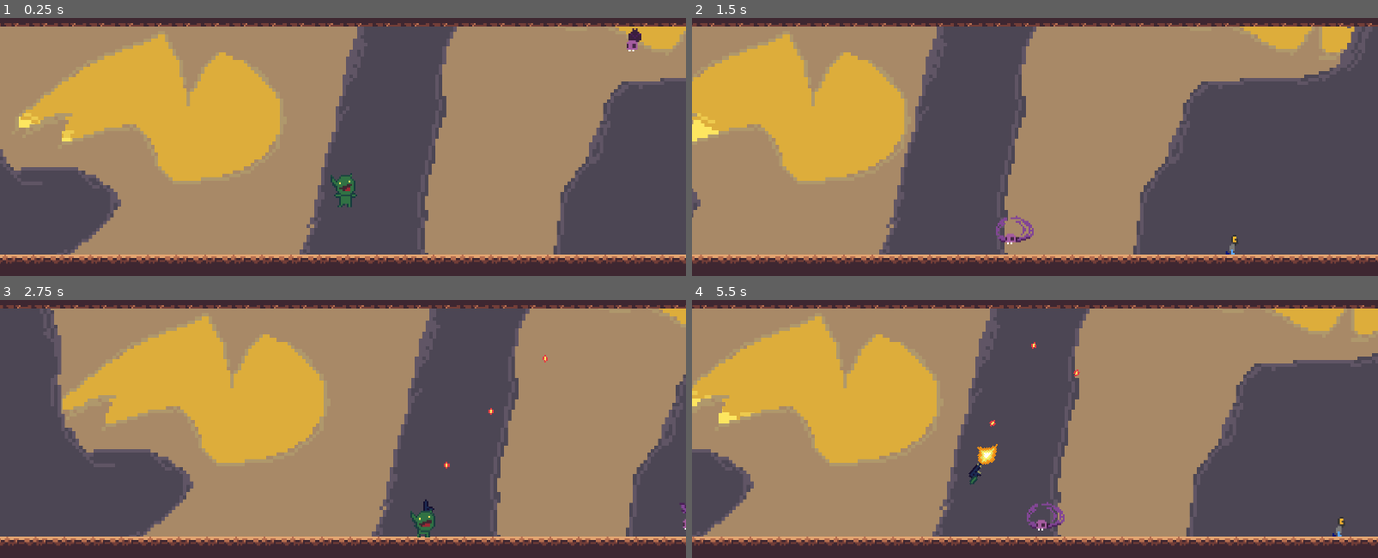
Above: before the commit, frames 1-4 (two rows, left to right).
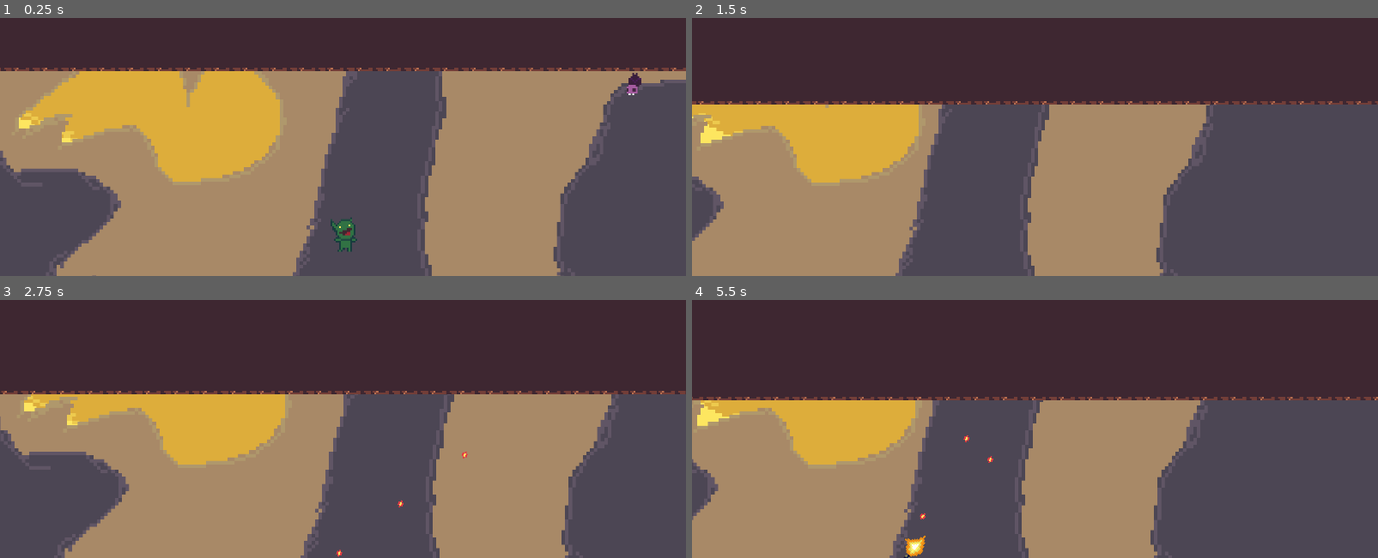
Above: after the commit, the same moments.

Repository: htimsekim/gobbo
Game: Godot game, scene res://src/Main/Game.tscn
Two runs of this game, one before a commit and one after it. Both use one fixed random seed, a clock stepped at 60 frames per second and the inputs below.
Inputs (mouse positions are in pixels of both pictures, inside the frame that each line leads up to):
- Up to frame 1 (0.25 s): no input
- Up to frame 2 (1.5 s): move the mouse to (1185, 64) at 0.52 s; hold Right (move_right) 0.53-1.25 s; hold Ctrl (crouch) 0.53-1.25 s; click (1185, 64) at 0.67 s; tap Space (jump) at 0.77 s; drag from (897, 103) to (952, 237) at 1.27 s
- Up to frame 3 (2.75 s): move the mouse to (outside the picture) at 2.02 s; hold A (move_left) from 2.03 s (still down); hold Right mouse button (shoot) from 2.03 s (still down); tap Ctrl (crouch) at 2.3 s
- Up to frame 4 (5.5 s): release A (move_left) at 2.75 s; release Right mouse button (shoot) at 2.75 s; drag from (1000, 441) to (1240, 351) at 2.77 s; move the mouse to (1240, 423) at 3.52 s; hold Right (move_right) 3.53-4.25 s; hold Ctrl (crouch) 3.53-4.25 s; tap Space (jump) at 3.77 s; drag from (829, 307) to (1021, 514) at 4.27 s; move the mouse to (1069, 364) at 5.02 s; hold Right (move_right) from 5.03 s (still down); hold Right mouse button (shoot) from 5.03 s (still down); click (1069, 364) at 5.17 s; tap Ctrl (crouch) at 5.3 s

The runs differ from the first frame. In frame 1, 28% of the frame differs, in the area x 0-100%, y 1-100%; in frame 2, 48%; in frame 3, 67%; in frame 4, 57%.

Commit message:
limits good?

Diff:
--- a/src/Objects/Player.gd
+++ b/src/Objects/Player.gd
@@ -43,17 +43,14 @@
 
 #	if Input.is_action_just_pressed("jump"):
 #		animation_player.play("crouch")
-	var targetinc = .05
+	var targetinc = 1
 
-	#$Camera2D.position.x = clamp($Camera2D.position.x, $Camera2D.limit_left - $Camera2D.offset.x , $Camera2D.limit_right - $Camera2D.offset.x )
-	#print($Camera2D.position.x)
 	if direction.x !=0: #apply friction(1) and acceleration(.2)
-		var targetpos = Global.map_limits.end.x - 10
 		_velocity.x = lerp(_velocity.x, direction.x * speed.x, .2)
-		$Camera2D.offset.x = lerp($Camera2D.offset.x, direction.x * targetpos, targetinc)
+		$Camera2D.offset_h = direction.x * targetinc
 	else:
 		_velocity.x = lerp(_velocity.x, 0, 1)
-		$Camera2D.offset.x = lerp($Camera2D.offset.x ,0, targetinc)
+		$Camera2D.offset_h = 0
 
 	var animation = get_new_animation(is_shooting) #determines which animation to play
 
--- a/src/Objects/Player.tscn
+++ b/src/Objects/Player.tscn
@@ -445,6 +445,11 @@
 [node name="Camera2D" type="Camera2D" parent="."]
 offset = Vector2( 0, -60 )
 zoom = Vector2( 0.2, 0.2 )
+limit_smoothed = true
+smoothing_enabled = true
+smoothing_speed = 0.75
+editor_draw_screen = false
+editor_draw_drag_margin = true
 [connection signal="timeout" from="ProjectileTimer" to="." method="_on_ProjectileTimer_timeout"]
 [connection signal="timeout" from="BlinkTimer" to="." method="_on_BlinkTimer_timeout"]
 [connection signal="timeout" from="KnockbackTimer" to="." method="_on_KnockbackTimer_timeout"]
--- a/src/levels/goblintown.tscn
+++ b/src/levels/goblintown.tscn
@@ -12,7 +12,7 @@
 [node name="level" parent="." instance=ExtResource( 1 )]
 
 [node name="limits" parent="level/tilemaps" index="0"]
-tile_data = PoolIntArray( -262206, 1, 0, 262204, 1, 0 )
+tile_data = PoolIntArray( -196668, 1, 0, 262204, 1, 0 )
 
 [node name="collision" parent="level/tilemaps" index="4"]
 tile_data = PoolIntArray( -786500, 10, 0, -786499, 10, 1, -786498, 10, 1, -786497, 10, 1, -786496, 10, 1, -786495, 10,  …(45506 unchanged characters)…
